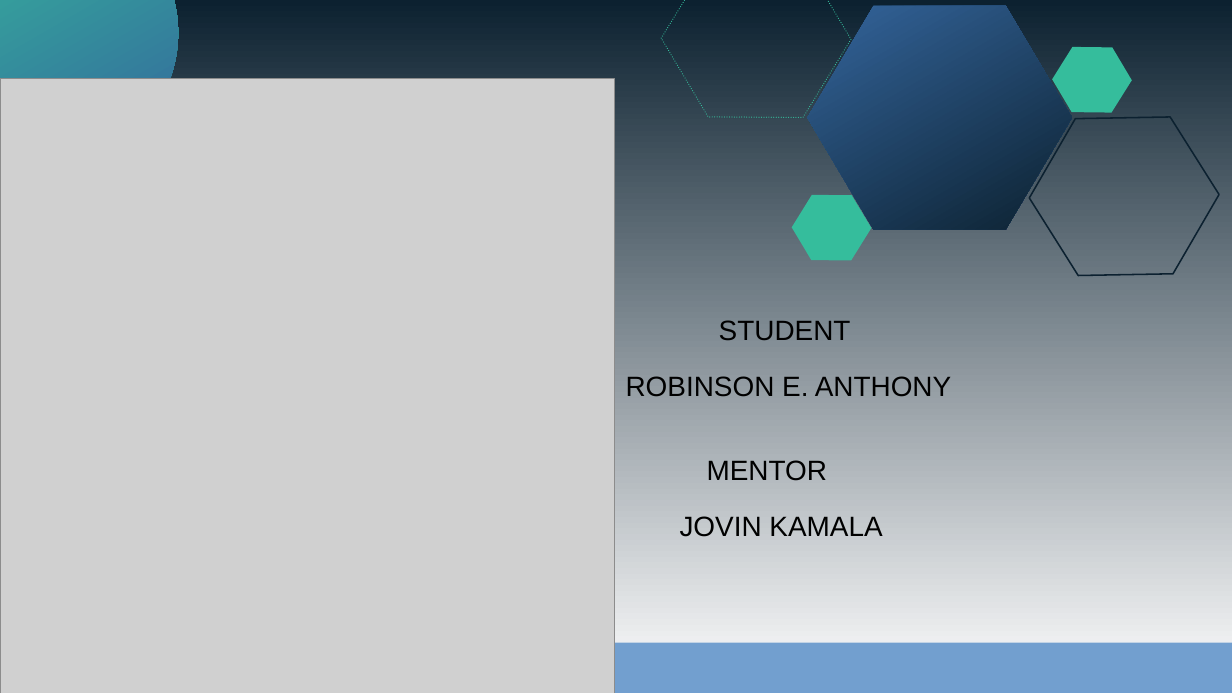
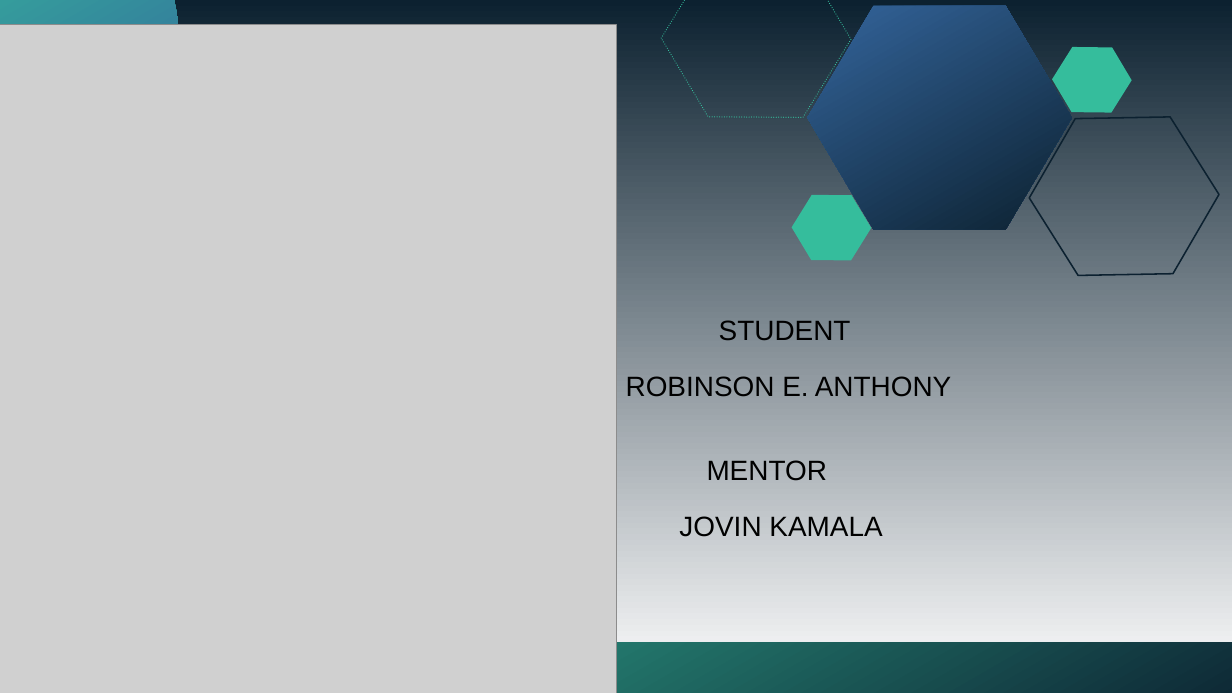
Before and after one commit to Uncode15/presentation, a slide deck: slide 2 of ppt/proposal.pptx. Drawn at 1232x693 pixels with LibreOffice and Linux fonts; fonts in the diff are those of the drawing; grey boxes stand for pictures. Boxes give left, top, right and bottom in pixels: in the first picture for what was removed or moved away, otherwise in the second. Text is boxed around its words. In the diff, an @@ line names an element or a change of style, - is before the commit and + after.

```diff
--- a/ppt/proposal.pptx
+++ b/ppt/proposal.pptx
@@ picture: place and size @@
-picture at <box>0,78,615,693</box>
+picture at <box>0,25,616,693</box>
@@ rectangle at <box>0,643,1232,693</box>: fill #729FCF to gradient #35BD9C to #0C2130 @@
```
Also in this commit, not shown: 2 other slides changed, 1 slide added, 1 slide removed.
